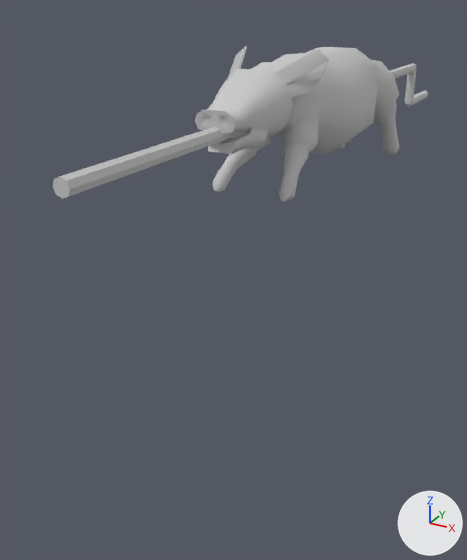
An edit to the FBX model CookingWithTita/Assets/Prefabs/Models/Lichon_Skewer.FBX, drawn before and after from the same camera.
One viewpoint serves both versions: a 50 mm lens placed at (1.64, -3.92, 1.91), pointed at (-0.33, -0.34, 0.13). Arrows for +X, +Y and +Z are at lower right; the lights stay in place. Where no turn or scale is listed for an object, it has been applied to the vertices. Vertices at the same position are counted once.

In view in the first picture: 'Cylinder001', 'Line001'.
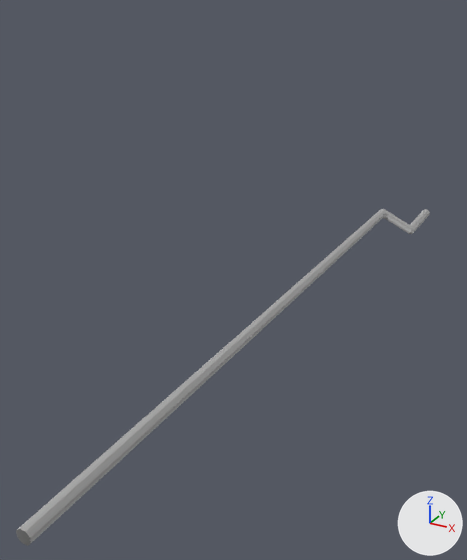
What changed in the scene script:
```text
Add img_bnw_grad_png:
    img_bnw_grad_png = load_image('BnW_Grad.png', '_unpacked/BnW_Grad.png', 64, 64, 'sRGB')
Add mat_bnw_gradient:
    mat_bnw_gradient = principled_material('BnW_Gradient')
    mat_bnw_gradient.texture = img_bnw_grad_png
    mat_bnw_gradient.roughness = 0.859
Change me_mesh_001:
    used by ob_line001; location = (0.0, 0.0, 0.0); rotation_euler = (1.571, 0.0, 1.571), in degrees (90, 0, 90); scale = (0.0254, 0.0254, 0.0254)
    remove me_mesh_001.from_pydata(...)  # 48 vertices, 42 faces; spans x -90.0..118.0, y 37.0..53.0, z 1.0..4.0
    remove me_mesh_001.materials.append(mat_material__24)  # light grey #cacaca
    add me_mesh_001.from_pydata(...)  # 48 vertices, 42 faces; spans x -104.0..104.0, y -14.0..1.0, z -2.0..2.0
    me_mesh_001 part 1: the whole mesh is rebuilt
    add me_mesh_001.materials.append(mat_bnw_gradient)  # picture img_bnw_grad_png
Remove ob_cylinder001:
    ob_cylinder001 = bpy.data.objects.new('Cylinder001', me_mesh)
    ob_cylinder001.location = (0.0, 0.0, 0.0)
Change ob_line001:
    ob_line001.rotation_euler: (1.571, 0.0, 1.571) -> (0.436, 0.0, 1.571)  # degrees (90, 0, 90) -> degrees (25, 0, 90)
```

Changed parts and their boxes [x1, y1, x2, y2] in the pictures (467 x 560 px):
'Cylinder001', deleted: before [195, 46, 399, 202]
'Line001', reshaped, turned: before [53, 63, 428, 199]; after [16, 209, 430, 546]
